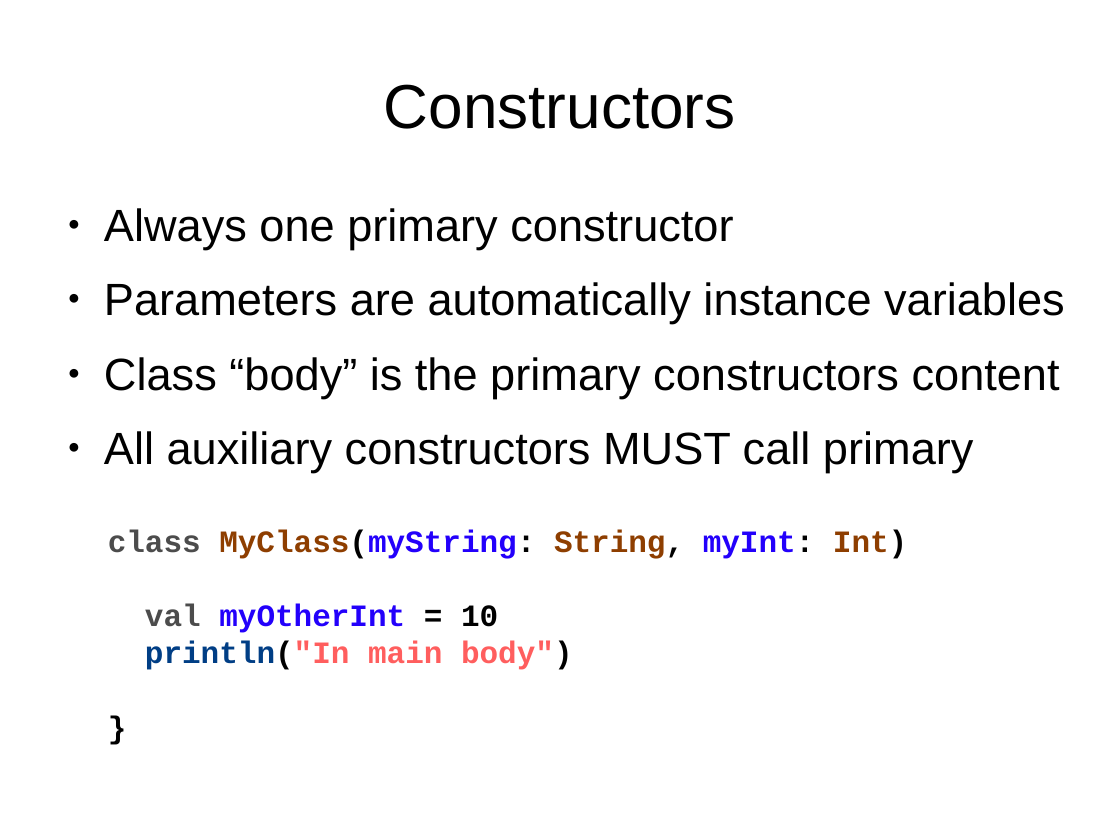
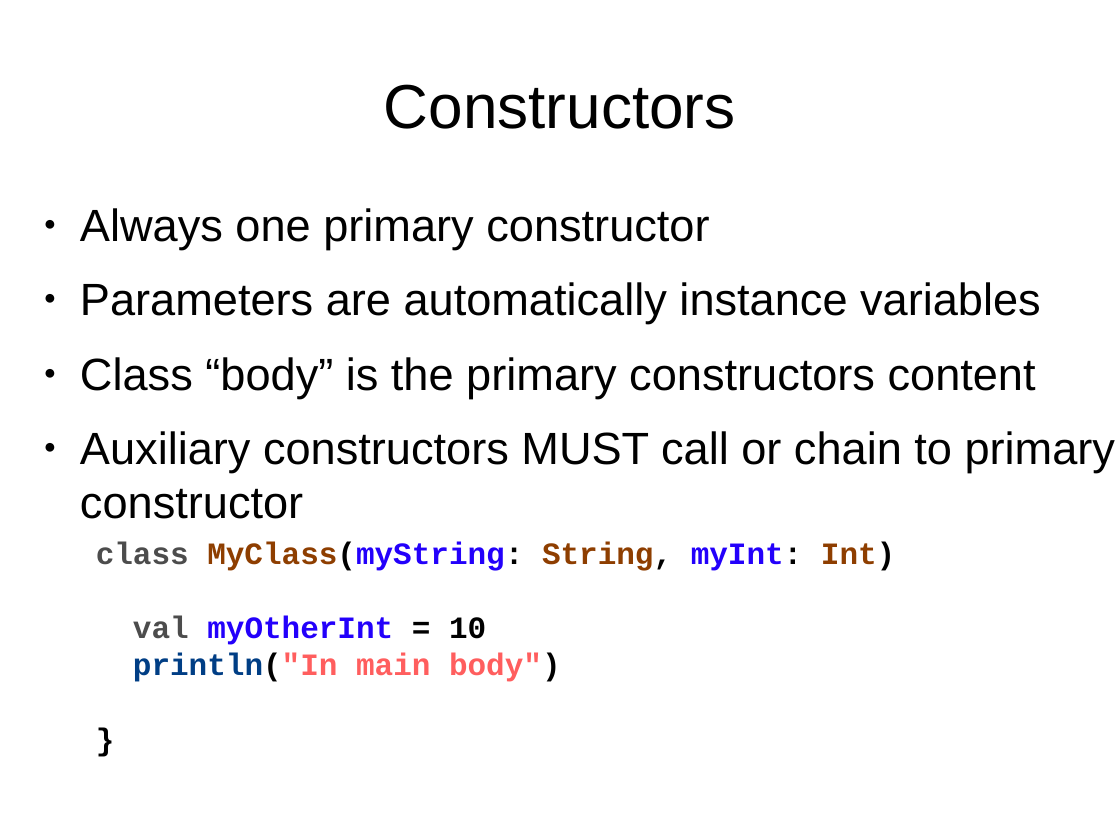
Before and after one commit to javaBin/scala-training-slides, a slide deck: slide 7 of 1.6 - OO-traits.odp. Drawn at 1120x840 pixels with LibreOffice and Linux fonts; fonts in the diff are those of the drawing; background and template pictures are left out. Boxes give left, top, right and bottom in pixels: in the first picture for what was removed or moved away, otherwise in the second. Text is boxed around its words. In the diff, an @@ line names an element or a change of style, - is before the commit and + after.

```diff
--- a/1.6 - OO-traits.odp
+++ b/1.6 - OO-traits.odp
@@ text "Always one primary constructor": place and size @@
-text "Always one primary constructor" at [104, 208, 1065, 472]
+text "Always one primary constructor" at [80, 208, 1116, 519]
@@ text at [80, 431, 1116, 519]: text changed @@
-● All auxiliary constructors MUST call primary
+● Auxiliary constructors MUST call or chain to primary constructor
@@ text "class MyClass(myString: String, myInt: Int)": place and size @@
-text "class MyClass(myString: String, myInt: Int)" at [108, 529, 907, 670]
+text "class MyClass(myString: String, myInt: Int)" at [96, 541, 895, 682]
```
Also in this commit, not shown: 2 other slides changed, 9 other files.
